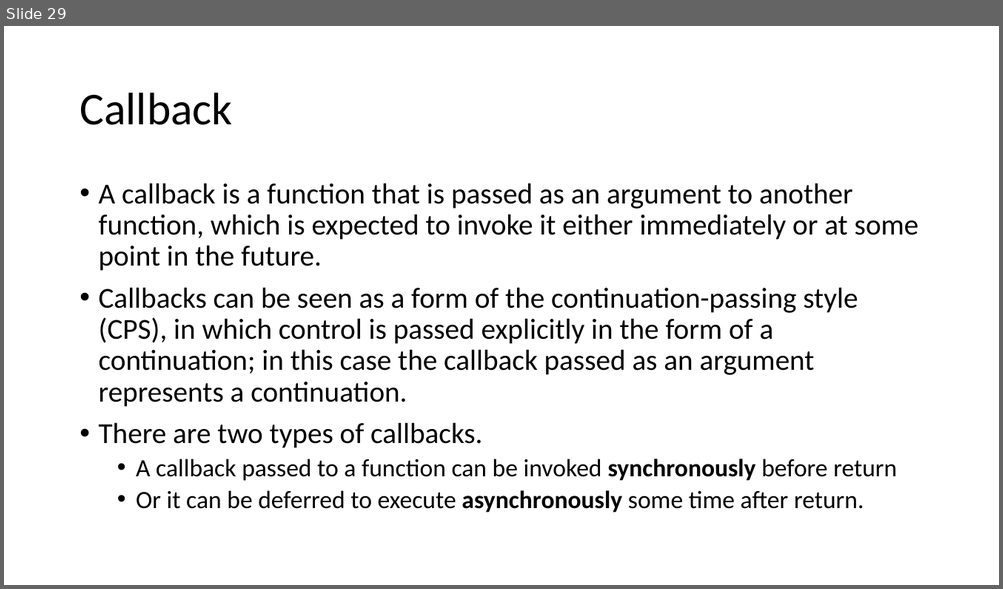
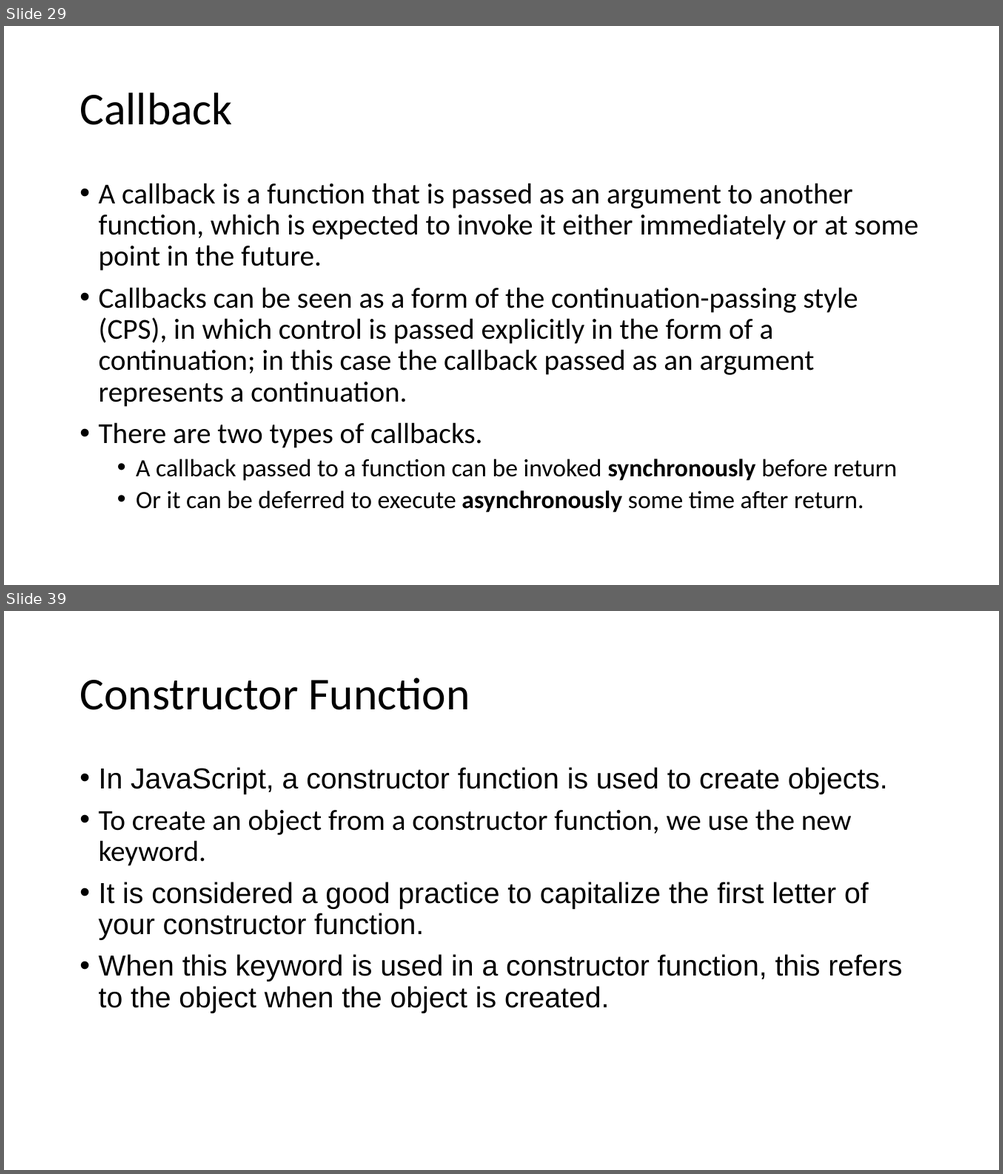
Before and after one commit to madhurinitu/EcmaBy_Manish, a slide deck: Notes/ECMAScript.pptx. Shown one above the other, each under a label of ours: slide 29 before the commit, slides 29 and 39 after it; the slides between them are not shown. The pictures are 1003x589 and 1003x1174 pixels, drawn with LibreOffice and Linux fonts; fonts in the diff are those of the drawing. Boxes give left, top, right and bottom in pixels: in the first picture for what was removed or moved away, otherwise in the second. Text is boxed around its words. In the diff, an @@ line names an element or a change of style, - is before the commit and + after.

```diff
--- a/Notes/ECMAScript.pptx
+++ b/Notes/ECMAScript.pptx
@@ slide 39 added at bbox=[4, 611, 999, 1170], background #FFFFFF @@
@@ title added at bbox=[79, 678, 470, 710], 44 pt, text #000000 @@
+Constructor Function
@@ text added at bbox=[99, 767, 902, 1014], 28 pt, text #000000 @@
+• In JavaScript, a constructor function is used to create objects.
+• To create an object from a constructor function, we use the new keyword.
+• It is considered a good practice to capitalize the first letter of your constructor function.
+• When this keyword is used in a constructor function, this refers to the object when the object is created.
```
Also in this commit, not shown: 35 other slides added.
